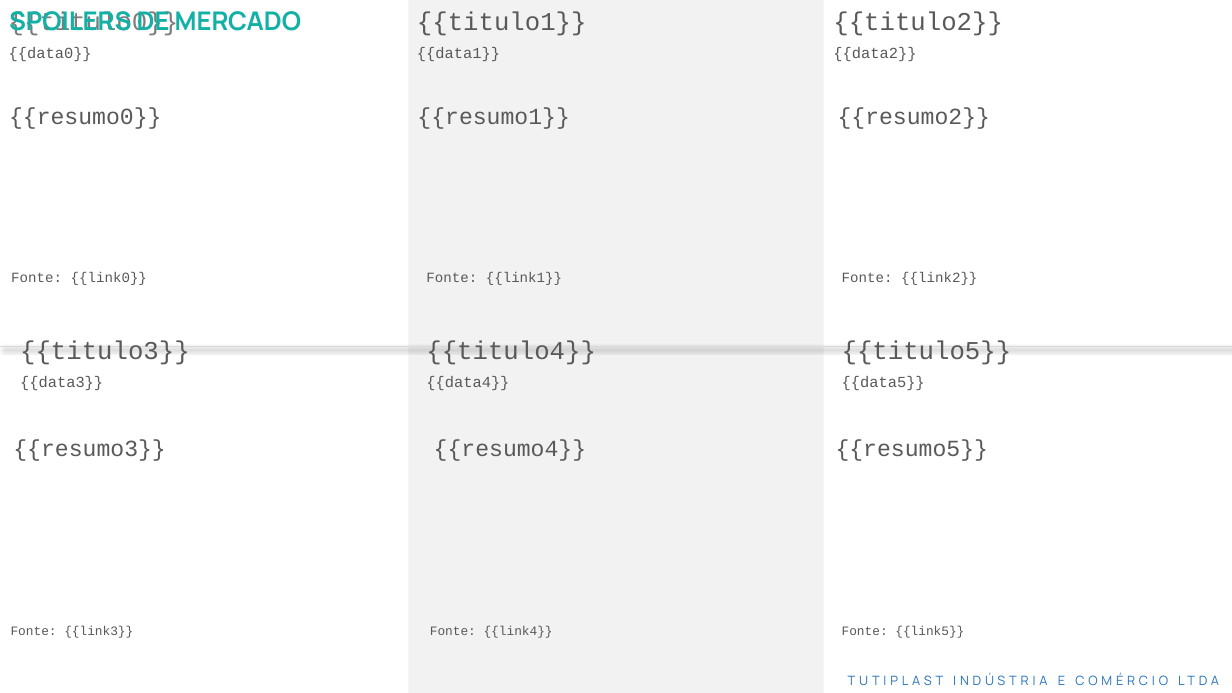
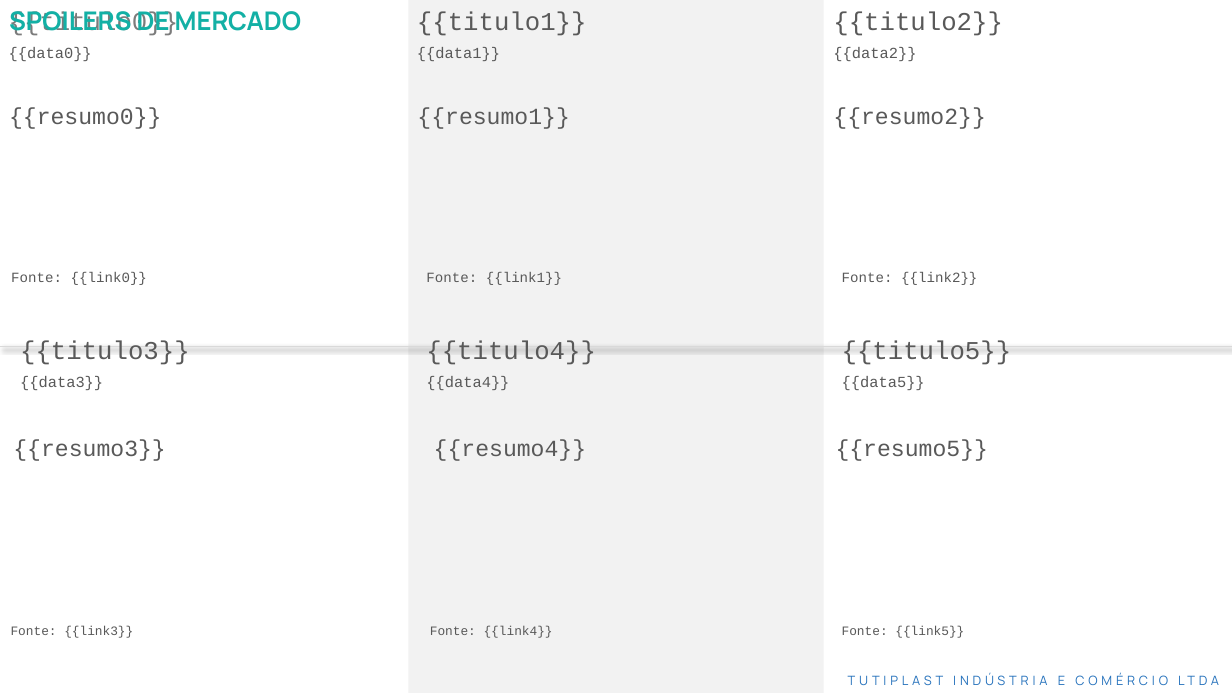
Before and after one commit to kamilypl/API-Python, a slide deck: slide 1 of template.pptx. Drawn at 1232x693 pixels with LibreOffice and Linux fonts; fonts in the diff are those of the drawing. Boxes give left, top, right and bottom in pixels: in the first picture for what was removed or moved away, otherwise in the second. Text is boxed around its words. In the diff, an @@ line names an element or a change of style, - is before the commit and + after.

Commit message:
deploy

```diff
--- a/template.pptx
+++ b/template.pptx
@@ text "{{resumo2}}" moved from (x1=838, y1=107, x2=990, y2=129) to (x1=833, y1=107, x2=985, y2=129) @@
```
